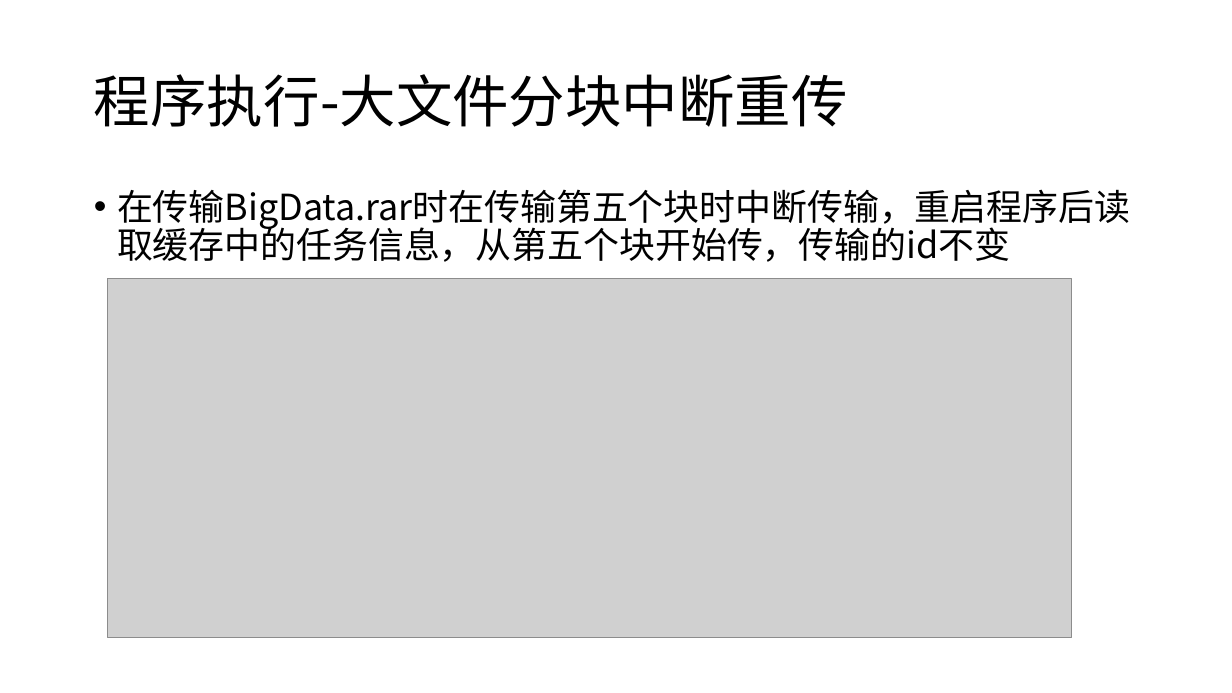
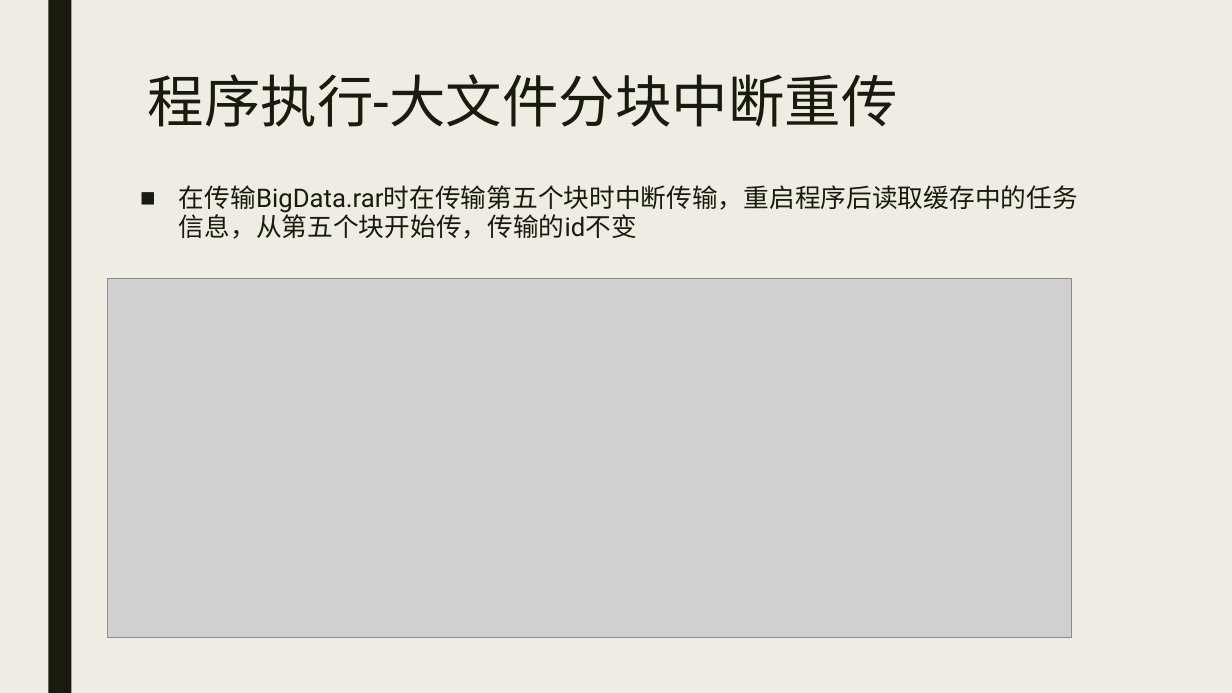
Before and after one commit to Caesarhhh/2021-Big-data-development, a slide deck: slide 21 of 大数据怎么存？/Big-data-homework1展示ppt.pptx. Drawn at 1232x693 pixels with LibreOffice and Linux fonts; fonts in the diff are those of the drawing; grey boxes stand for pictures. Boxes give left, top, right and bottom in pixels: in the first picture for what was removed or moved away, otherwise in the second. Text is boxed around its words. In the diff, an @@ line names an element or a change of style, - is before the commit and + after.

```diff
--- a/大数据怎么存？/Big-data-homework1展示ppt.pptx
+++ b/大数据怎么存？/Big-data-homework1展示ppt.pptx
@@ background #FFFFFF to #EFEDE3 @@
@@ rectangle added at (x1=48, y1=0, x2=71, y2=693), fill #191B0E @@
@@ title "程序执行-大文件分块中断重传" moved from (x1=94, y1=74, x2=848, y2=127) to (x1=148, y1=74, x2=898, y2=127) @@
@@ title "程序执行-大文件分块中断重传" at (x1=148, y1=74, x2=898, y2=127): font Noto Sans CJK SC to Roboto, text colour #000000 to #191B0E; line spacing 0.9 to 0.89; vertical alignment middle to top @@
@@ text "在传输BigData.rar时在传输第五个块时中断传输，重启程序后读取缓存中的任务信息，从第五个块开始传，传输的id不变" moved from (x1=117, y1=189, x2=1130, y2=262) to (x1=179, y1=185, x2=1078, y2=239) @@
@@ text "在传输BigData.rar时在传输第五个块时中断传输，重启程序后读取缓存中的任务信息，从第五个块开始传，传输的id不变" at (x1=179, y1=185, x2=1078, y2=239): size 28 to 20 pt, font Noto Sans CJK SC to Roboto, text colour #000000 to #191B0E; bullet • to ■; line spacing 0.9 to 0.94; more space between paragraphs @@
```
Also in this commit, not shown: 22 other slides changed.
